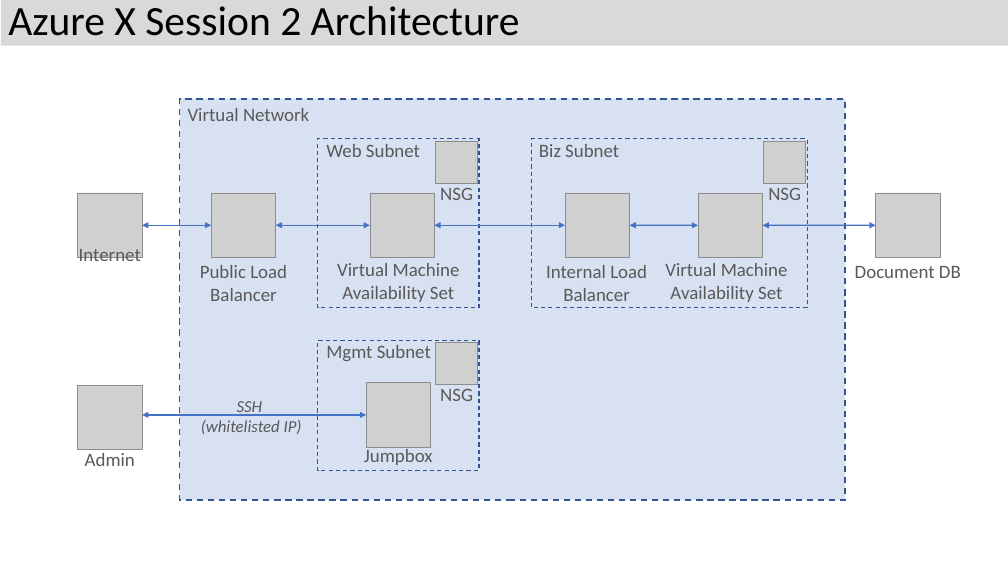
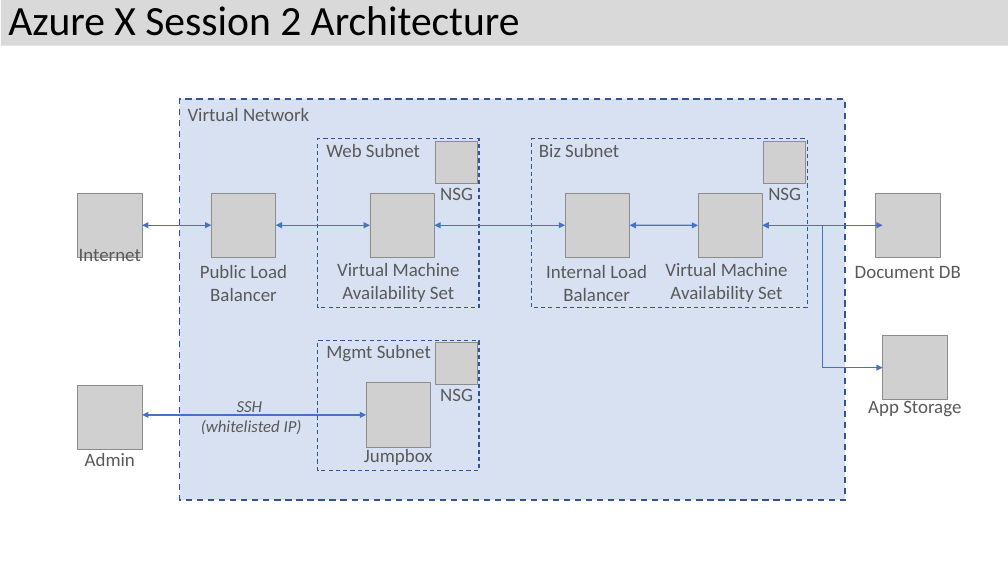
Before and after one commit to rickrain/AzureX, a slide deck: slide 1 of AzureX.pptx. Drawn at 1008x567 pixels with LibreOffice and Linux fonts; fonts in the diff are those of the drawing; grey boxes stand for pictures. Boxes give left, top, right and bottom in pixels: in the first picture for what was removed or moved away, otherwise in the second. Text is boxed around its words. In the diff, an @@ line names an element or a change of style, - is before the commit and + after.

Commit message:
Add storage account to support app functionality to architecture diagrams.

```diff
--- a/AzureX.pptx
+++ b/AzureX.pptx
@@ double arrow moved from (763, 225) - (876, 225) to (763, 225) - (882, 225) @@
@@ elbow double arrow added from (882, 368) to (763, 225), #4472C4 1.25 pt @@
@@ picture added at [882, 336, 947, 400] @@
@@ text added at [868, 397, 961, 416], 18 pt, text #595959 @@
+App Storage
```
Also in this commit, not shown: 1 other slide changed.
